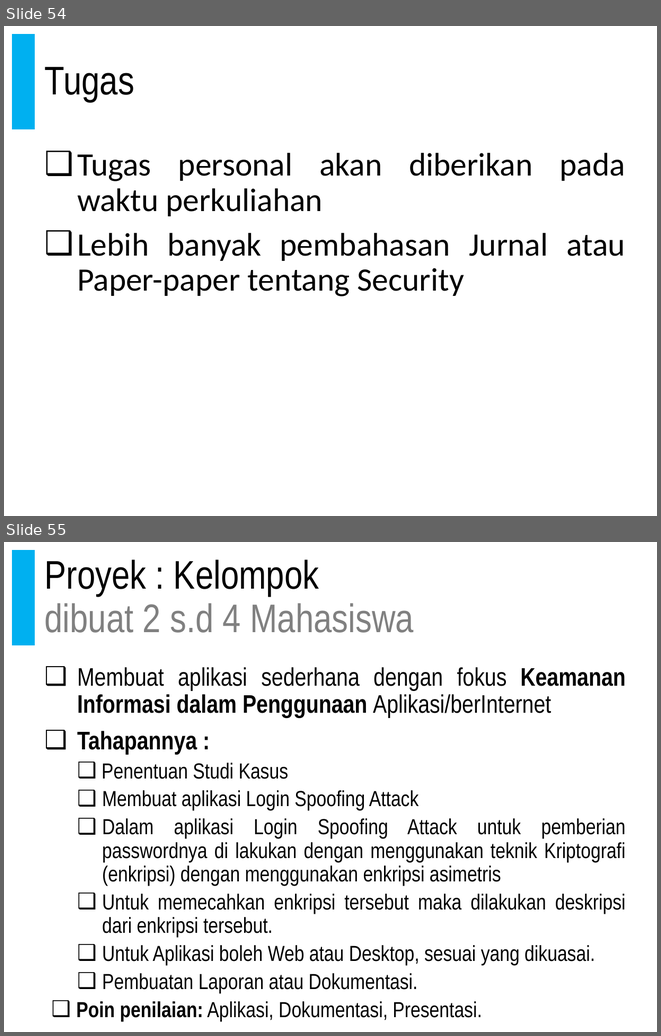
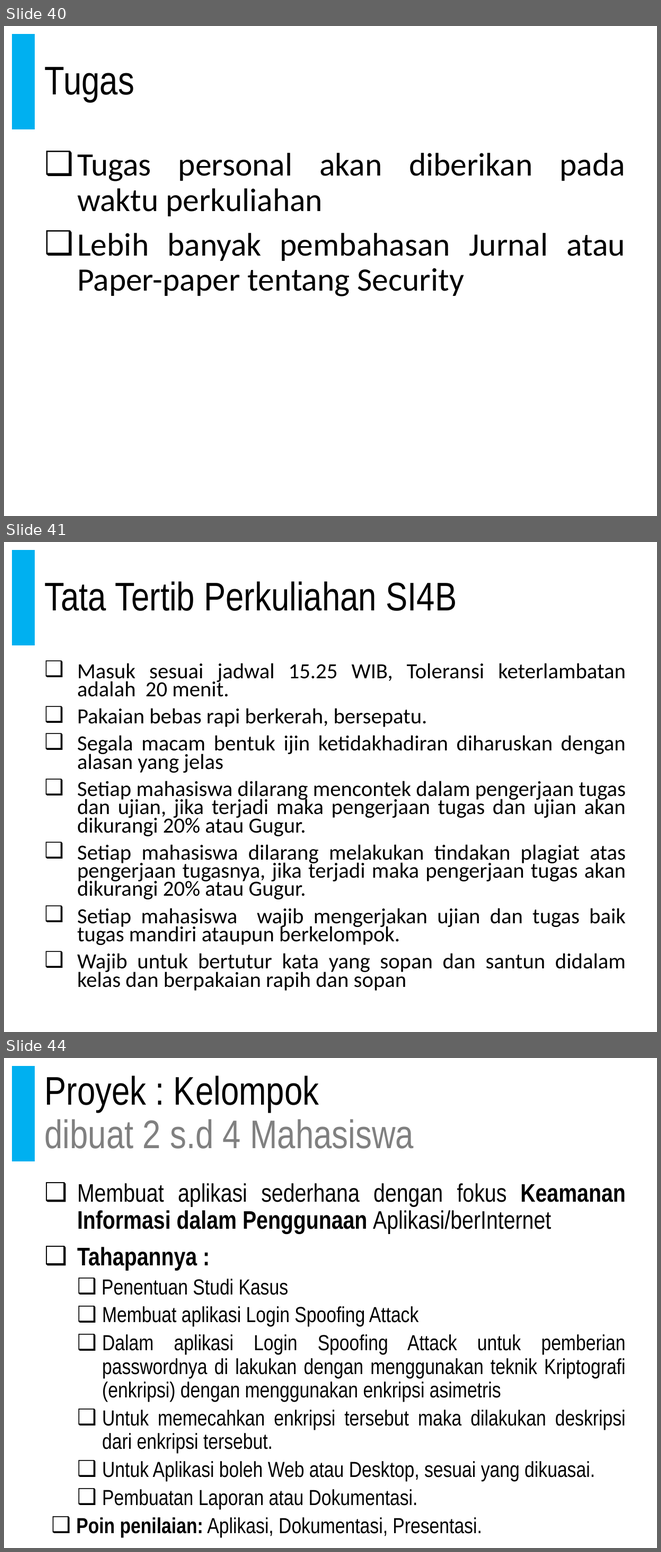
Before and after one commit to doniaft/Keamanan-Informasi, a slide deck: 1. Bahan Ajar/01. Keamanan Informasi - Pendahuluan.pptx. Shown one above the other, each under a label of ours: slides 54 and 55 before the commit, slides 40, 41 and 44 after it; the slides between them are not shown. The pictures are 661x1036 and 661x1552 pixels, drawn with LibreOffice and Linux fonts; fonts in the diff are those of the drawing. Boxes give left, top, right and bottom in pixels: in the first picture for what was removed or moved away, otherwise in the second. Text is boxed around its words. In the diff, an @@ line names an element or a change of style, - is before the commit and + after.

```diff
--- a/1. Bahan Ajar/01. Keamanan Informasi - Pendahuluan.pptx
+++ b/1. Bahan Ajar/01. Keamanan Informasi - Pendahuluan.pptx
@@ slide 41 added at <box>4,542,657,1032</box>, background #FFFFFF; not listed: 2 template elements that a slide beside it also shows @@
@@ title added at <box>44,581,457,611</box>, 44 pt, text #000000 @@
+Tata Tertib Perkuliahan SI4B
@@ text added at <box>77,663,626,990</box>, 23.8 pt, text #000000 @@
+❑ Masuk sesuai jadwal 15.25 WIB, Toleransi keterlambatan adalah 20 menit.
+❑ Pakaian bebas rapi berkerah, bersepatu.
+❑ Segala macam bentuk ijin ketidakhadiran diharuskan dengan alasan yang jelas
+❑ Setiap mahasiswa dilarang mencontek dalam pengerjaan tugas dan ujian, jika terjadi maka pengerjaan tugas dan ujian akan dikurangi 20% atau Gugur.
+❑ Setiap mahasiswa dilarang melakukan tindakan plagiat atas pengerjaan tugasnya, jika terjadi maka pengerjaan tugas akan dikurangi 20% atau Gugur.
+❑ Setiap mahasiswa wajib mengerjakan ujian dan tugas baik tugas mandiri ataupun berkelompok.
+❑ Wajib untuk bertutur kata yang sopan dan santun didalam kelas dan berpakaian rapih dan sopan
@@ what was slide 54 is now slide 40 @@
@@ what was slide 55 is now slide 44 @@
```
Also in this commit, not shown: 4 slides changed, 5 other slides added, 17 slides removed, 1 other file.
